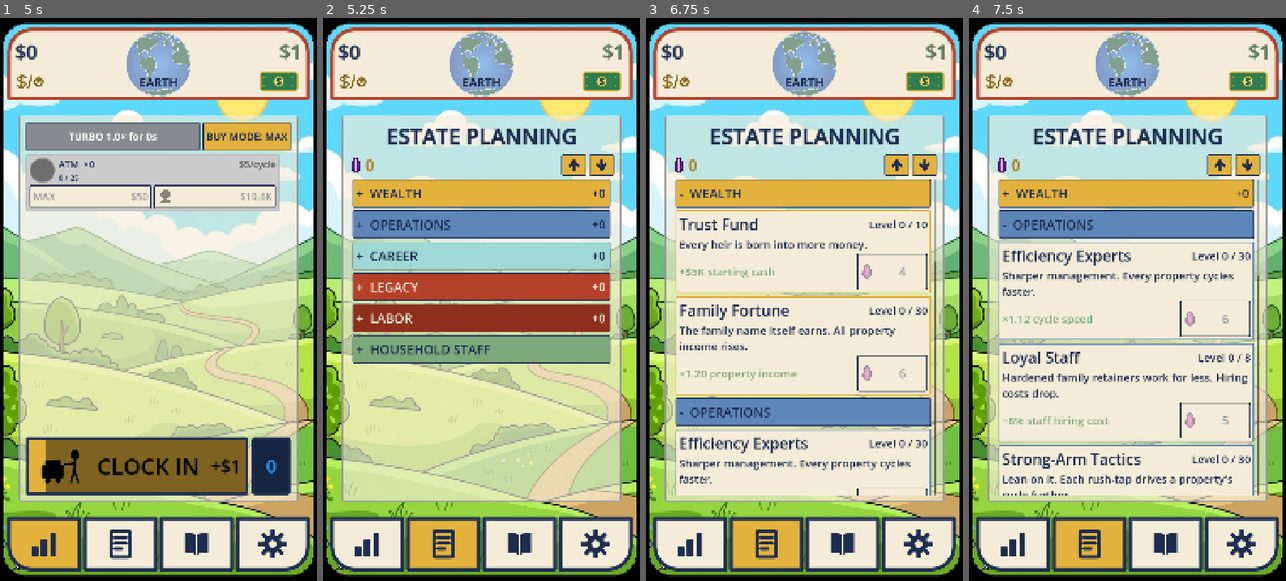
Above: before the commit, frames 1-4 (left to right).
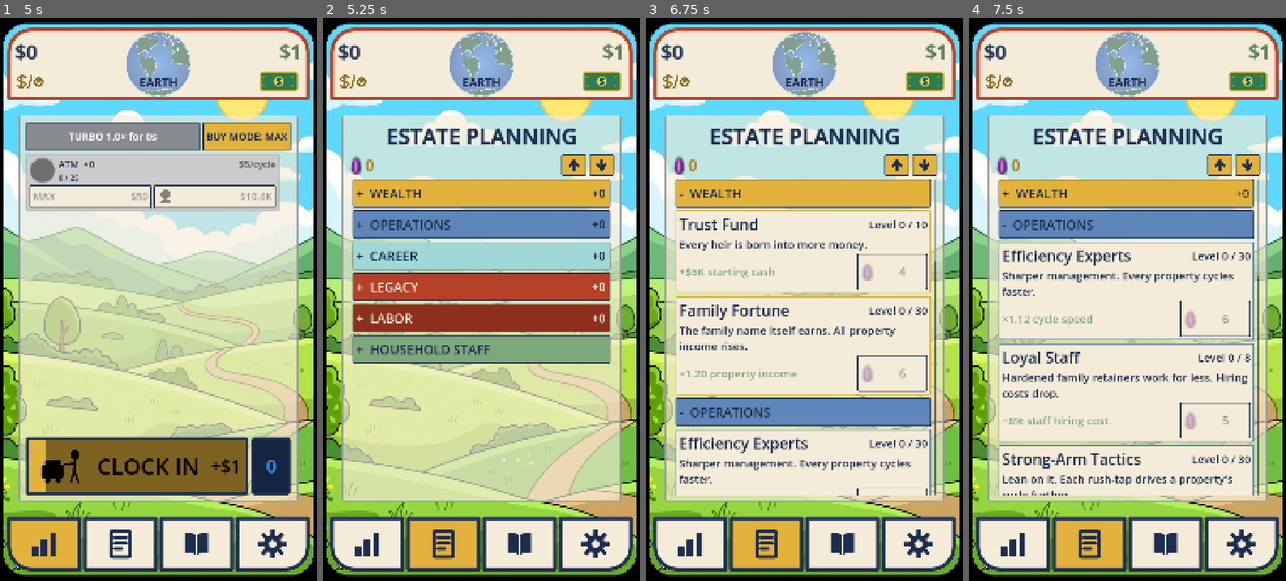
Above: after the commit, the same moments.

Repository: TimGoergen/american-tycoon
Game: Godot game, scene res://Main.tscn
Same seed, same stepped clock (60 frames per second), same inputs: the game is played once before the commit and once after it.
Inputs (mouse positions are in pixels of both pictures, inside the frame that each line leads up to):
- Up to frame 1 (5 s): click "BUY MODE: MAX" at 0.5 s; click "BUY MODE: ×1" at 1.25 s; click "BUY MODE: ×10" at 2 s; click "BUY MODE: ×100" at 2.75 s; click (136, 468) at 3.5 s; click (44, 541) at 4.27 s
- Up to frame 2 (5.25 s): click (443, 541) at 5.02 s
- Up to frame 3 (6.75 s): click (896, 164) at 5.77 s; click (924, 164) at 6.52 s
- Up to frame 4 (7.5 s): click "- WEALTH" at 7.25 s

Frame 1 is identical in both runs. In frame 2, less than 0.1% of the frame differs, in the area x 8-13%, y 24-28%; in frame 3, 0.2%, in the area x 8-72%, y 24-65%; in frame 4, 0.2%.

Commit message:
Legacy gem: render cleanly via mipmaps (no PNG needed)
The gem looked blocky because the detailed SVG (180x252) was minified to ~40-64px WITHOUT
mipmaps, aliasing its thin facet lines — a PNG would alias the same way. Fix: import with
mipmaps (svg/scale 2 for a crisp base) and set the three controls that show the gem (wallet
TextureRect, buy Button, pass-the-torch RichTextLabel) to LINEAR_WITH_MIPMAPS filtering, so it
downsamples smoothly at every size.

Because *.import is gitignored (CI re-imports with defaults), the gem's .import is force-tracked
so the mipmap setting survives the build. (Also rides along: the latest Inkscape edit to
legacy_gem.svg.) Verified by headless crops of the wallet + pass-the-torch gem; boot clean, no
project.godot churn.

Co-Authored-By: Claude Opus 4.8 <noreply@anthropic.com>
Claude-Session: https://claude.ai/code/session_01YGt1uUMG6RvKpKkyyiDnAD

Diff:
--- a/game/art/icons/legacy_gem.svg
+++ b/game/art/icons/legacy_gem.svg
@@ -21,9 +21,9 @@
      inkscape:pageopacity="0.0"
      inkscape:pagecheckerboard="0"
      inkscape:deskcolor="#d1d1d1"
-     inkscape:zoom="1.1322126"
-     inkscape:cx="176.64526"
-     inkscape:cy="90.530697"
+     inkscape:zoom="3.202381"
+     inkscape:cx="101.48699"
+     inkscape:cy="116.63197"
      inkscape:window-width="1920"
      inkscape:window-height="1009"
      inkscape:window-x="1912"
@@ -36,12 +36,32 @@
        No SVG filters (the Godot/thorvg importer doesn't render them) — the glow is gradient ellipses. -->
   <defs
      id="defs10">
+    <linearGradient
+       id="linearGradient25"
+       x1="0"
+       y1="0"
+       x2="1"
+       y2="0">
+      <stop
+         offset="0"
+         stop-color="#511f78"
+         id="stop23"
+         style="stop-color:#8d36d0;stop-opacity:1;" />
+      <stop
+         offset="0.5"
+         stop-color="#8a44ac"
+         id="stop24" />
+      <stop
+         offset="1"
+         stop-color="#511f78"
+         id="stop25" />
+    </linearGradient>
     <radialGradient
        id="lg_core"
        cx="152.79744"
        cy="74.804916"
        r="69.268177"
-       gradientTransform="matrix(-0.58901509,0,0,-1.6977494,178.75093,255.24907)"
+       gradientTransform="matrix(-0.58901509,0,0,-1.6977494,180,254.62454)"
        fx="152.79744"
        fy="74.804916"
        gradientUnits="userSpaceOnUse">
@@ -92,7 +112,8 @@
       <stop
          offset="0"
          stop-color="#511f78"
-         id="stop8" />
+         id="stop8"
+         style="stop-color:#702ba7;stop-opacity:1;" />
       <stop
          offset="0.5"
          stop-color="#8a44ac"
@@ -110,7 +131,7 @@
     </clipPath>
     <linearGradient
        inkscape:collect="always"
-       xlink:href="#lg_side"
+       xlink:href="#linearGradient25"
        id="linearGradient22"
        x1="45.71241"
        y1="43.239122"
@@ -137,7 +158,8 @@
      stroke-width="9"
      stroke-linejoin="round"
      id="polygon11"
-     transform="rotate(180,90,127)" />
+     transform="rotate(180,90,127)"
+     style="stroke-width:0.8;stroke-dasharray:none" />
   <!-- Facets: tile the gem, each with a dark border stroke (the borders between facets) -->
   <g
      stroke="#1c0a28"
@@ -145,48 +167,48 @@
      stroke-linejoin="round"
      id="g18"
      transform="rotate(180,90,127.78067)"
-     style="stroke-width:5.4;stroke-dasharray:none">
+     style="stroke-width:5.1;stroke-dasharray:none">
     <polygon
        points="70,24 90,24 72,70 30,84 "
        fill="#491d63"
        id="polygon12"
-       style="stroke-width:5.4;stroke-dasharray:none" />
+       style="stroke-width:5.1;stroke-dasharray:none;fill:#572376;fill-opacity:1" />
     <!-- left top -->
     <polygon
        points="30,84 72,70 72,180 38,172 "
        fill="url(#lg_side)"
        id="polygon13"
-       style="fill:url(#linearGradient22);stroke-width:5.4;stroke-dasharray:none" />
+       style="fill:url(#linearGradient22);stroke-width:5.1;stroke-dasharray:none" />
     <!-- left mid -->
     <polygon
        points="38,172 72,180 90,230 72,230 "
        fill="#391450"
        id="polygon14"
-       style="stroke-width:5.4;stroke-dasharray:none" />
+       style="stroke-width:5.1;stroke-dasharray:none;fill:#6b2596;fill-opacity:1" />
     <!-- left bottom -->
     <polygon
        points="90,24 110,24 150,84 108,70 "
        fill="#491d63"
        id="polygon15"
-       style="stroke-width:5.4;stroke-dasharray:none" />
+       style="stroke-width:5.1;stroke-dasharray:none;fill:#622785;fill-opacity:1" />
     <!-- right top -->
     <polygon
        points="108,70 150,84 142,172 108,180 "
        fill="url(#lg_side)"
        id="polygon16"
-       style="fill:url(#linearGradient23);stroke-width:5.4;stroke-dasharray:none" />
+       style="fill:url(#linearGradient23);stroke-width:5.1;stroke-dasharray:none" />
     <!-- right mid -->
     <polygon
        points="108,180 142,172 108,230 90,230 "
        fill="#391450"
        id="polygon17"
-       style="stroke-width:5.4;stroke-dasharray:none" />
+       style="stroke-width:5.1;stroke-dasharray:none;fill:#9033cb;fill-opacity:1" />
     <!-- right bottom -->
     <polygon
        points="72,180 72,70 90,24 108,70 108,180 90,230 "
        fill="url(#lg_center)"
        id="polygon18"
-       style="fill:url(#lg_center);stroke-width:5.4;stroke-dasharray:none" />
+       style="fill:url(#lg_center);stroke-width:5.1;stroke-dasharray:none" />
     <!-- center -->
   </g>
   <!-- Glowing magenta core, clipped to the central facet -->
@@ -194,7 +216,7 @@
      clip-path="url(#lg_centerclip)"
      id="g19"
      style="stroke-width:37.4;stroke-dasharray:none"
-     transform="rotate(180,89.375465,127.62454)">
+     transform="rotate(180,90.000001,127.31227)">
     <ellipse
        cx="90"
        cy="127"
@@ -213,53 +235,16 @@
        id="ellipse19"
        style="stroke-width:37.4;stroke-dasharray:none" />
     <rect
-       x="86"
-       y="44"
-       width="8"
-       height="166"
-       rx="4"
+       x="88.185875"
+       y="45.249073"
+       width="3.9405205"
+       height="163.81413"
+       rx="1.9702603"
        fill="#ffdcf9"
        opacity="0.55"
        id="rect19"
-       style="stroke-width:37.4;stroke-dasharray:none"
+       style="stroke-width:0.9;stroke-dasharray:none"
        ry="4" />
   </g>
   <!-- Beveled highlights: light lavender along the upper inner facet edges where light catches -->
-  <g
-     fill="none"
-     stroke="#e3c4f6"
-     stroke-width="2"
-     stroke-linecap="round"
-     opacity="0.55"
-     id="g22"
-     transform="matrix(0.984719,0,0,1.0077686,0.84313773,2.6934729)">
-    <line
-       x1="89.907013"
-       y1="20.806196"
-       x2="71.563141"
-       y2="69.676758"
-       id="line19"
-       style="stroke-width:2.21482" />
-    <line
-       x1="89.967148"
-       y1="20.502468"
-       x2="108.43804"
-       y2="70.438057"
-       id="line20"
-       style="stroke-width:2.24657" />
-    <line
-       x1="34.892754"
-       y1="81.014313"
-       x2="71.136986"
-       y2="70.863014"
-       id="line21"
-       style="stroke-width:1.72602" />
-    <line
-       x1="146.9368"
-       y1="81.594788"
-       x2="108.90707"
-       y2="70.907066"
-       id="line22"
-       style="stroke-width:1.81414" />
-  </g>
 </svg>
--- a/game/scripts/Main.gd
+++ b/game/scripts/Main.gd
@@ -498,6 +498,8 @@
 	_plan_label.add_theme_font_override("normal_font", UiPalette.make_bold_font())
 	_plan_label.add_theme_font_size_override("normal_font_size", int(round(UiPalette.FONT_LABEL * 1.4)))
 	_plan_label.add_theme_color_override("default_color", UiPalette.PALE_GOLD)
+	# Mipmapped filtering so the inline gem image downscales smoothly rather than aliasing.
+	_plan_label.texture_filter = CanvasItem.TEXTURE_FILTER_LINEAR_WITH_MIPMAPS
 	plan_center.add_child(_plan_label)
 	_plan_label.text = "[center]PLAN THE ESTATE[/center]"
 
--- a/game/scripts/ui/LegacyScreen.gd
+++ b/game/scripts/ui/LegacyScreen.gd
@@ -123,6 +123,8 @@
 	wallet_gem.custom_minimum_size = WALLET_GEM_SIZE
 	wallet_gem.expand_mode = TextureRect.EXPAND_IGNORE_SIZE
 	wallet_gem.stretch_mode = TextureRect.STRETCH_KEEP_ASPECT_CENTERED
+	# Mipmapped filtering so the detailed gem downscales smoothly instead of aliasing ("blocky").
+	wallet_gem.texture_filter = CanvasItem.TEXTURE_FILTER_LINEAR_WITH_MIPMAPS
 	wallet_gem.size_flags_vertical = Control.SIZE_SHRINK_CENTER
 	wallet_row.add_child(wallet_gem)
 
@@ -470,8 +472,9 @@
 	buy_button.custom_minimum_size = Vector2(240, 123)
 	buy_button.add_theme_font_size_override("font_size", BUTTON_SIZE)
 	# The legacy-gem icon (set in refresh) replaces the word "BUY"; cap its width so the tall gem
-	# art sizes down to a button glyph beside the cost.
+	# art sizes down to a button glyph beside the cost. Mipmapped filtering keeps it from aliasing.
 	buy_button.add_theme_constant_override("icon_max_width", BUY_GEM_WIDTH)
+	buy_button.texture_filter = CanvasItem.TEXTURE_FILTER_LINEAR_WITH_MIPMAPS
 	UiPalette.style_button(buy_button, true)  # red: this is a spend action
 	# Press buys one level immediately; holding then auto-repeats slowly until release
 	# (see _process). bind(id) passes which upgrade this button buys.
Not shown, added: game/art/icons/legacy_gem.svg.import
